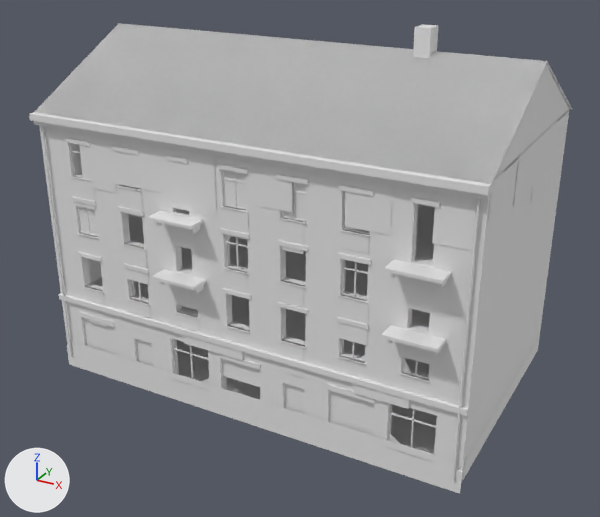
Before and after pictures for a commit that changed the glTF model assets/models/zone/street/house_d.glb.
Camera for both pictures: a camera (50 mm lens) standing at (20.4, -37.8, 24.9) and looking at (0.5, -1.4, 6.7). Arrows for +X, +Y and +Z are at lower left; the lights stay in place. The first picture is the older version. Materials are left out; every surface is plain grey. Vertices at exactly the same position are counted once.

The first picture shows 'house_d'.
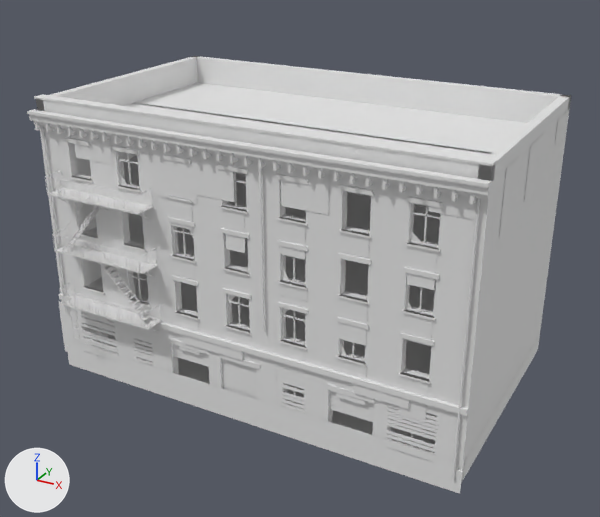
What differs and where, as boxes [x1, y1, x2, y2] in the pictures (600 x 517 px):
'house_d', reshaped (7% shorter): before [29, 23, 572, 494]; after [27, 56, 571, 494]
part 1 of me_house_d, added: after [34, 94, 497, 166]
part 2 of me_house_d, added: after [61, 296, 161, 330]
part 3 of me_house_d, deleted: before [35, 23, 572, 445]
part 4 of me_house_d, reshaped: before [70, 121, 558, 482]; after [27, 56, 571, 482]

The change in detail:
me_house_d is used by ob_house_d; location (0.0, 0.0, 0.0).
me_house_d had 3243 vertices, 5633 faces and spanned x -12.1..12.1, y -8.0..7.3, z -0.6..19.2.
me_house_d now has 5736 vertices, 8644 faces and spans x -12.2..12.1, y -8.2..7.1, z -0.6..15.3.
me_house_d part 1: a new loose piece, a box spanning x -12.05..12.05, y -7.05..-6.45, z 15.2..15.3.
me_house_d part 2: a new loose piece, a box spanning x -10.85..-4.864, y -8.15..-7.0, z 4.09..4.15.
me_house_d part 3: 98 loose pieces with 575 vertices, spanning x -12.1..12.1, y -8.0..7.3, z 0.1..19.2, are deleted.
me_house_d part 4: 96 vertices moved within x -12.0..12.0, y -7.2..7.0, z 0.0..14.5; 454 vertices removed from x -12.0..12.0, y -8.0..7.0, z 0.0..14.5; 3506 vertices added at x -12.2..12.1, y -8.2..7.0, z 0.0..15.2.
